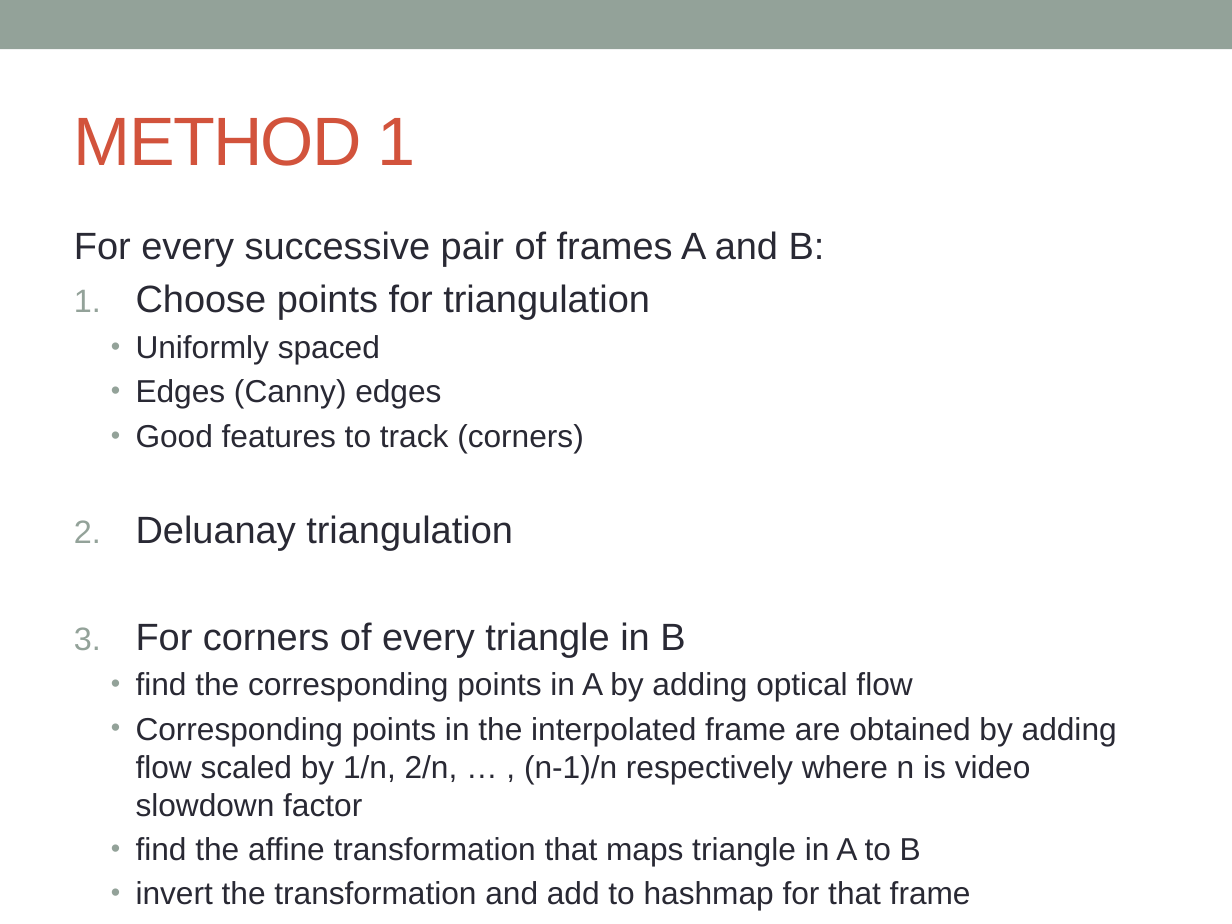
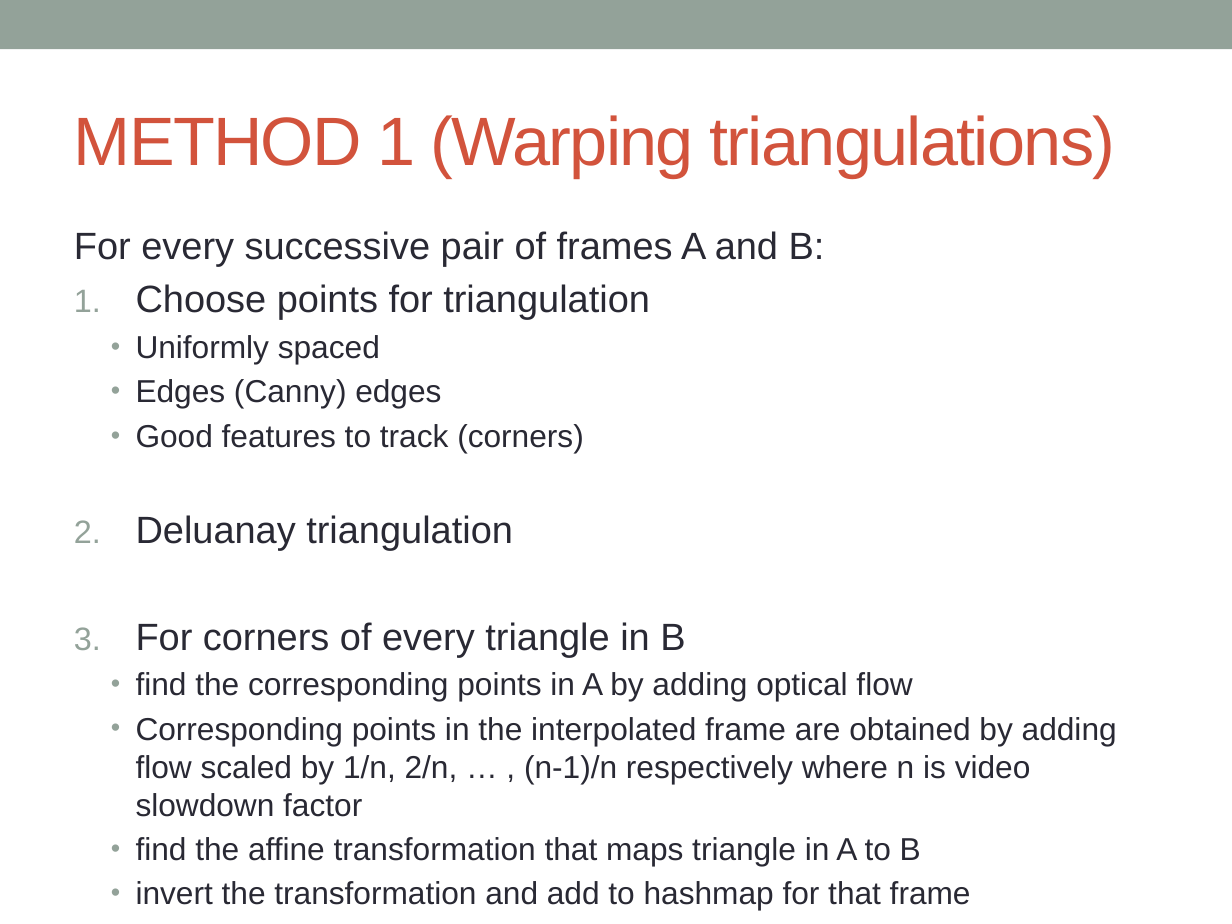
Before and after one commit to sourabhd/ProjPres, a slide deck: slide 2 of presentation/SloMo.pptx (slide 3 before the commit). Drawn at 1232x924 pixels with LibreOffice and Linux fonts; fonts in the diff are those of the drawing. Boxes give left, top, right and bottom in pixels: in the first picture for what was removed or moved away, otherwise in the second. Text is boxed around its words. In the diff, an @@ line names an element or a change of style, - is before the commit and + after.

```diff
--- a/presentation/SloMo.pptx
+++ b/presentation/SloMo.pptx
@@ title at (74,115,1116,178): text changed @@
-METHOD 1
+METHOD 1 (Warping triangulations)
```
Also in this commit, not shown: 1 other slide changed, 12 slides added, 1 slide removed.
